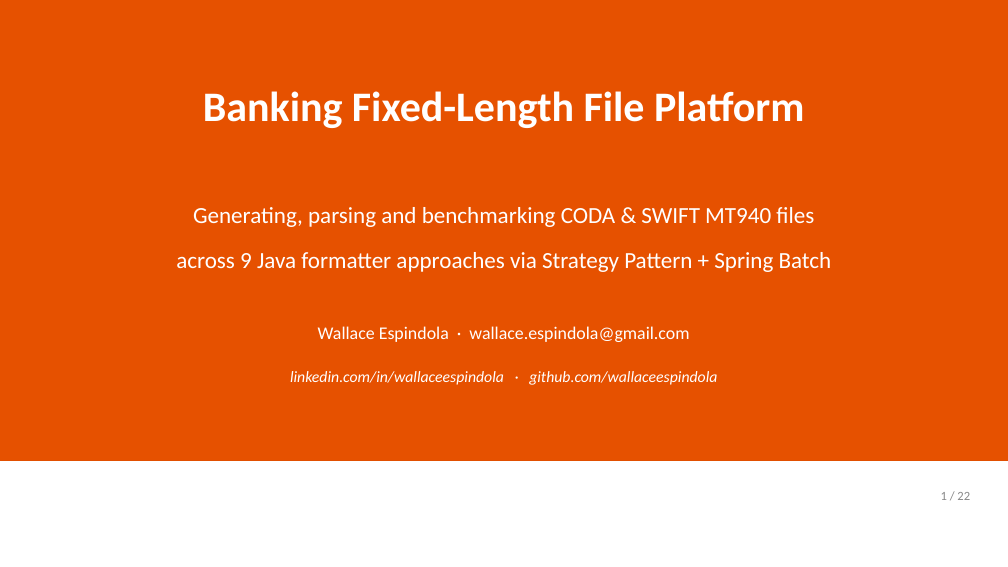
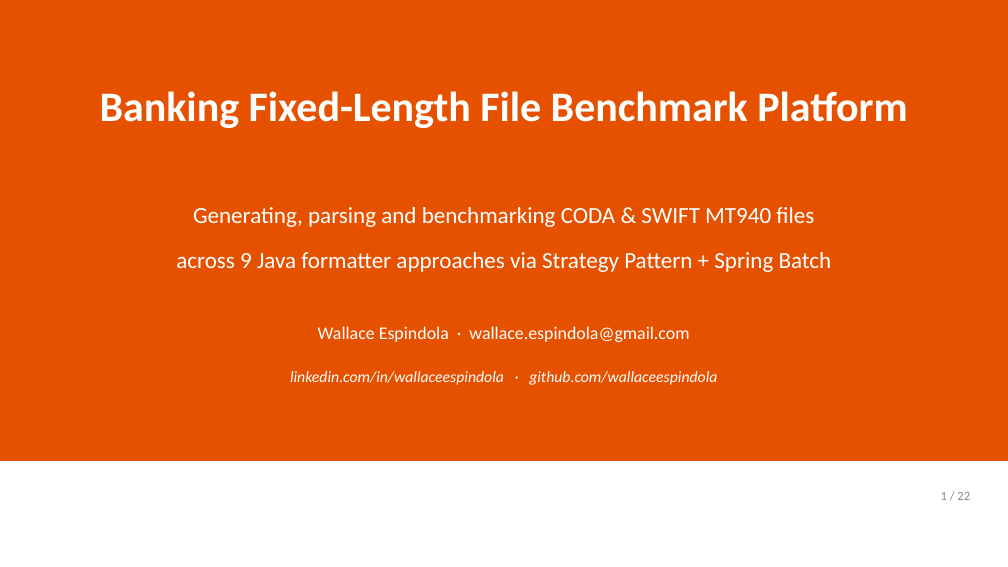
Before and after one commit to wallaceespindola/fixed-length-converters, a slide deck: slide 1 of docs/slides/banking-parser-platform.pptx. Drawn at 1008x567 pixels with LibreOffice and Linux fonts; fonts in the diff are those of the drawing. Boxes give left, top, right and bottom in pixels: in the first picture for what was removed or moved away, otherwise in the second. Text is boxed around its words. In the diff, an @@ line names an element or a change of style, - is before the commit and + after.

Commit message:
refactor!: rename SPRING_BATCH_FF4J, retitle the platform
SPRING_BATCH_FF4J used an abbreviation the rest of the codebase does not: the
plain library constant is FIXFORMAT4J. The hybrid is now
SPRING_BATCH_FIXFORMAT4J, and the classes follow the FixedFormat4J spelling
already used by CodaFixedFormat4JStrategy and FixedFormat4JFormatter:

  SpringBatchFf4jFormatter      -> SpringBatchFixedFormat4JFormatter
  CodaSpringBatchFf4jStrategy   -> CodaSpringBatchFixedFormat4JStrategy
  SwiftSpringBatchFf4jStrategy  -> SwiftSpringBatchFixedFormat4JStrategy

JMH fields and benchmark methods, the frontend dropdown, LIBS array and chart
colours, every diagram (.mmd, .puml and the Mermaid copy in index.html), the
report generator's grouping list and all documentation follow. This is breaking
for anyone posting {"library":"SPRING_BATCH_FF4J"} to /api/batch/generate.

The product is also retitled "Banking Fixed-Length File Benchmark Platform" —
benchmarking is what it is for, and the name was inconsistent across the UI,
the OpenAPI title, the actuator description, the Makefile banner and the docs.

Verified: 149 tests green; a live run resolves CODA and SWIFT under the new
constant and logs 18 registered strategies; the browser confirms the Run All
columns stay aligned now that the longest Library value is 24 characters.

```diff
--- a/docs/slides/banking-parser-platform.pptx
+++ b/docs/slides/banking-parser-platform.pptx
@@ text at bbox=[100, 91, 908, 128]: text changed @@
-Banking Fixed-Length File Platform
+Banking Fixed-Length File Benchmark Platform
```
Also in this commit, not shown: 7 other slides changed, 29 other files.
